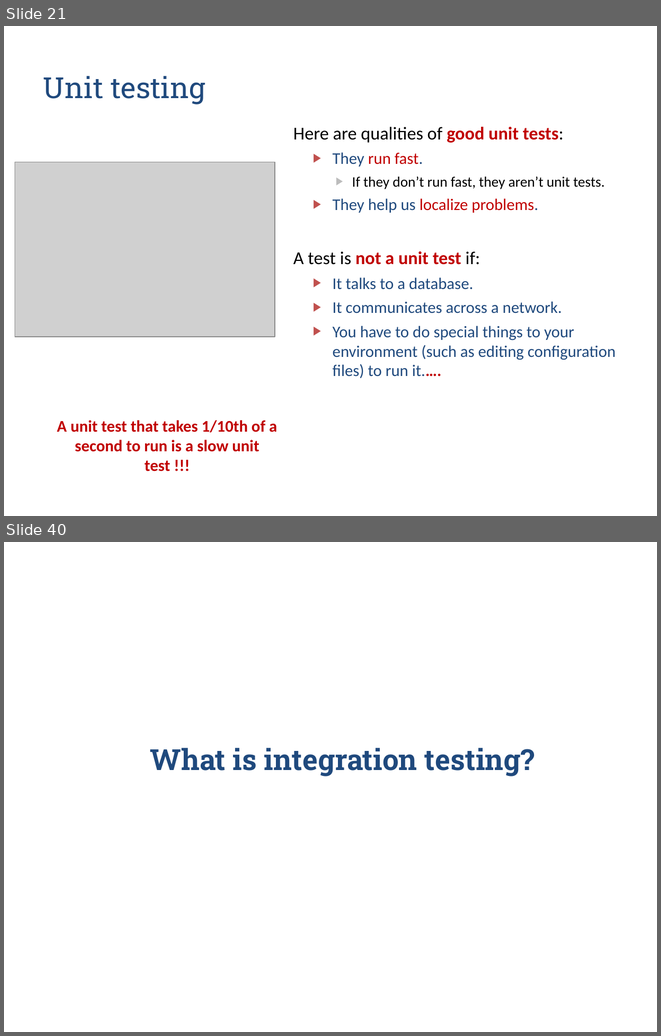
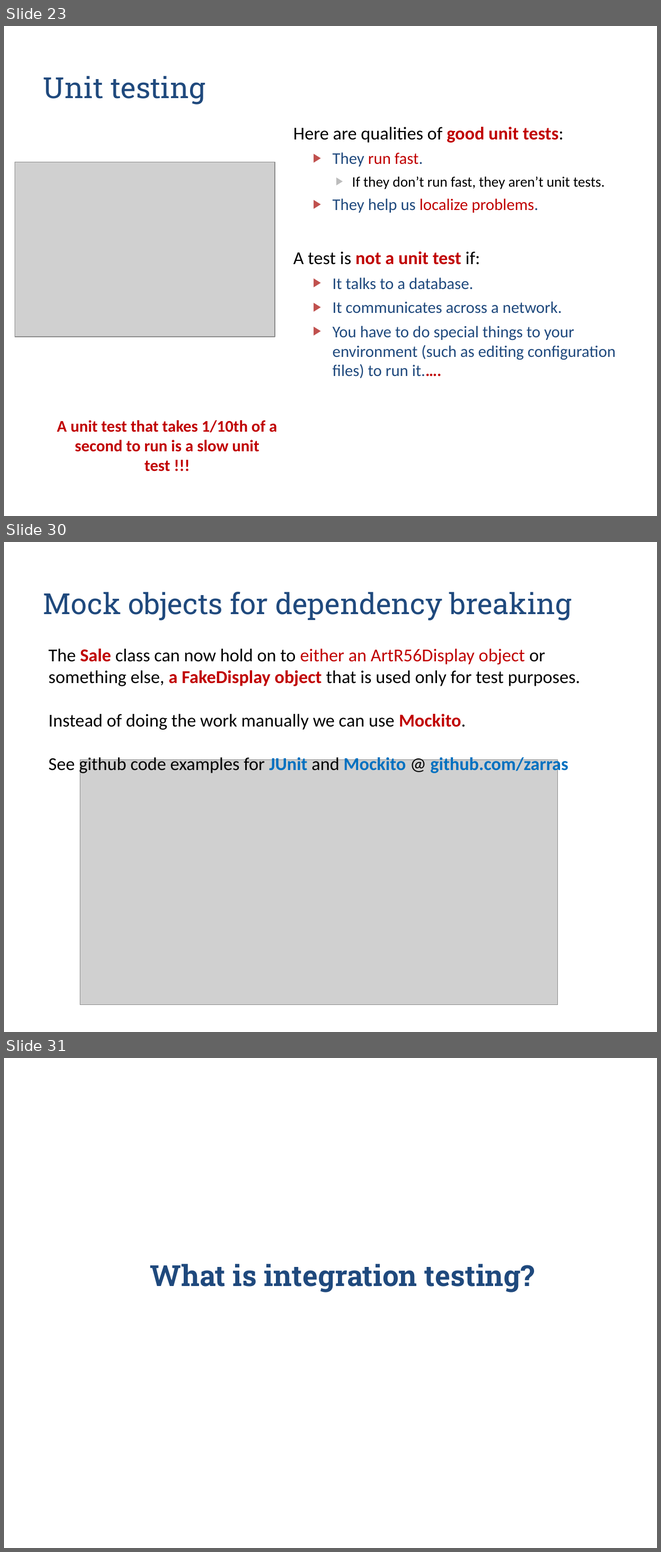
Before and after one commit to zarras/myy803-slides, a slide deck: 6-SoftEng-Testing.ppt. Shown one above the other, each under a label of ours: slides 21 and 40 before the commit, slides 23, 30 and 31 after it; the slides between them are not shown. The pictures are 661x1036 and 661x1552 pixels, drawn with LibreOffice and Linux fonts; fonts in the diff are those of the drawing; grey boxes stand for pictures. Boxes give left, top, right and bottom in pixels: in the first picture for what was removed or moved away, otherwise in the second. Text is boxed around its words. In the diff, an @@ line names an element or a change of style, - is before the commit and + after.

Commit message:
new version of test slides

```diff
--- a/6-SoftEng-Testing.ppt
+++ b/6-SoftEng-Testing.ppt
@@ slide 30 added at [4,542,657,1032], background #FFFFFF @@
@@ title added at [43,591,572,620], 32 pt, text #1F497D @@
+Mock objects for dependency breaking
@@ text added at [49,649,580,775], 20 pt, text #000000 @@
+The Sale class can now hold on to either an ArtR56Display object or something else, a FakeDisplay object that is used only for test purposes.
+Instead of doing the work manually we can use Mockito.
+See github code examples for JUnit and Mockito @ github.com/zarras
@@ picture added at [80,759,558,1004] @@
@@ what was slide 21 is now slide 23 @@
@@ what was slide 40 is now slide 31 @@
```
Also in this commit, not shown: 4 slides changed, 5 other slides added, 14 slides removed, 1 other file.
